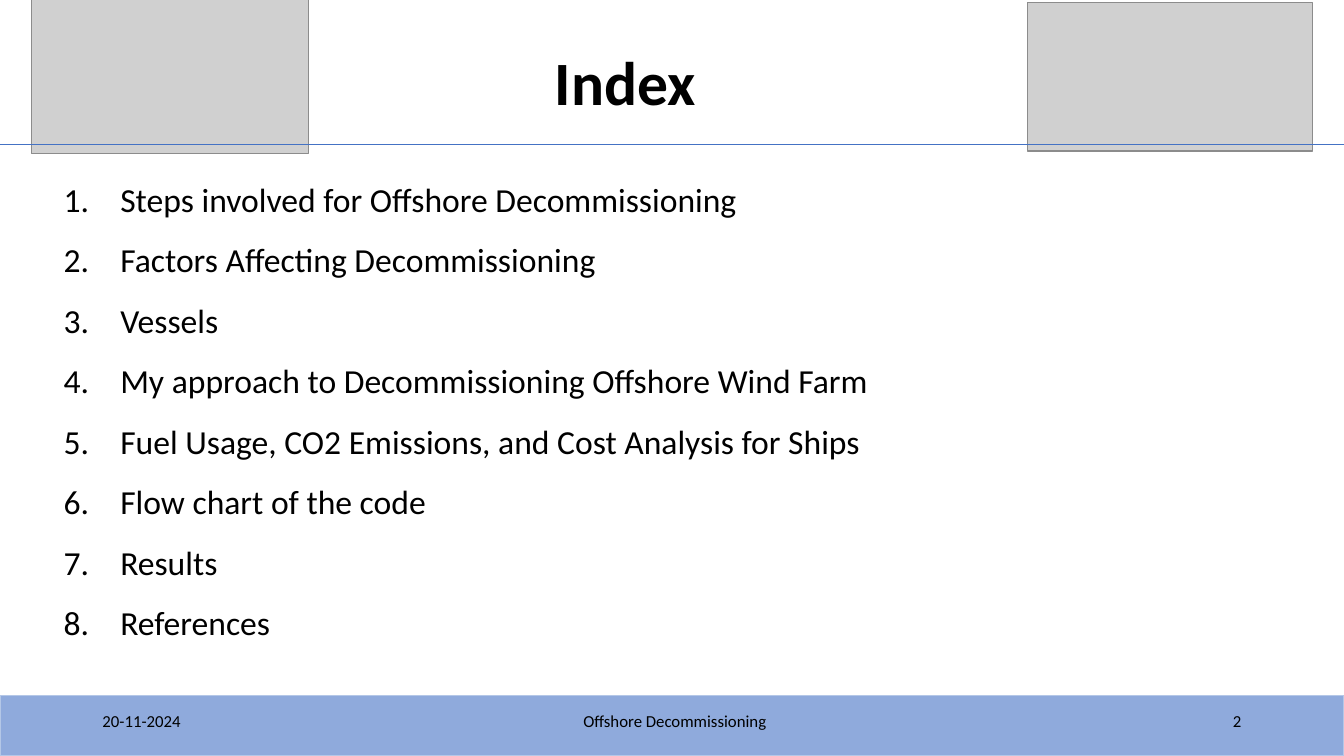
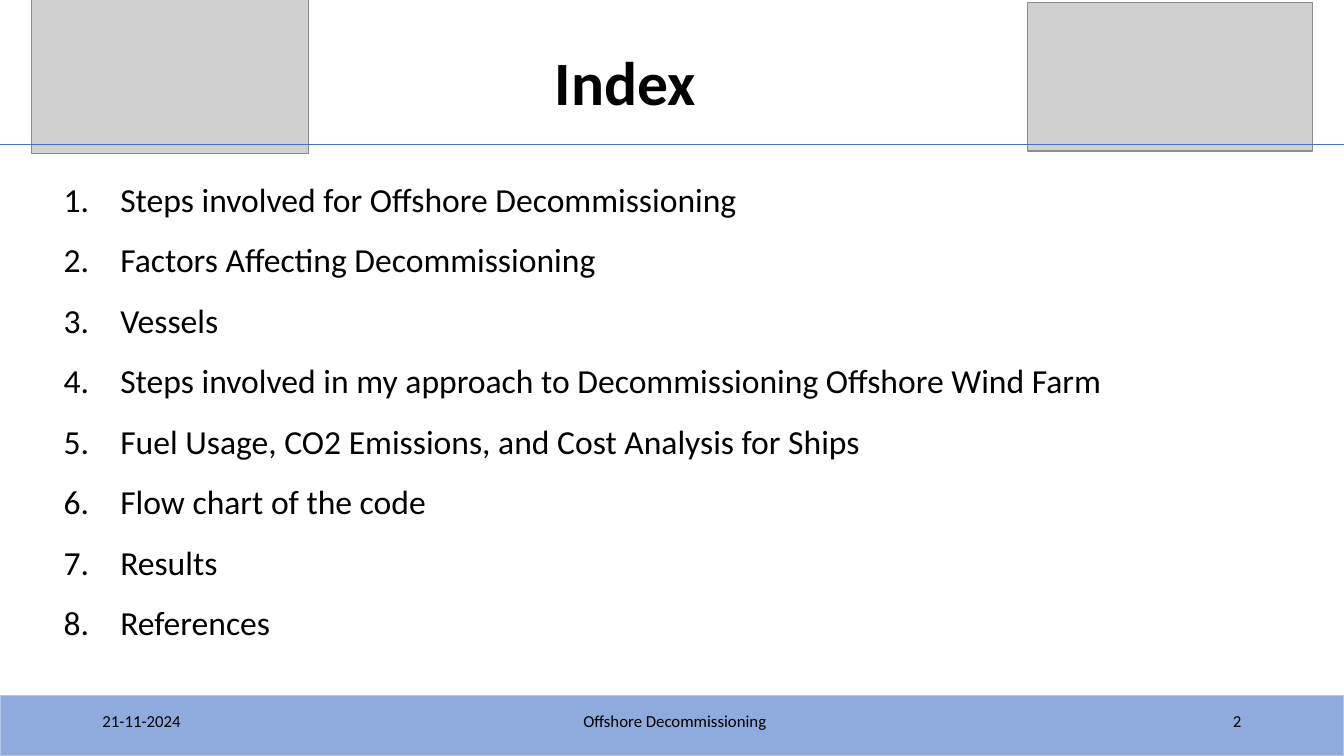
Before and after one commit to KSoni1505/Fraunhofer_IWES_Interview_Task_Offshore-Decommissioning, a slide deck: slide 2 of IWES/IWES_Task.pptx. Drawn at 1344x756 pixels with LibreOffice and Linux fonts; fonts in the diff are those of the drawing; grey boxes stand for pictures. Boxes give left, top, right and bottom in pixels: in the first picture for what was removed or moved away, otherwise in the second. Text is boxed around its words. In the diff, an @@ line names an element or a change of style, - is before the commit and + after.

```diff
--- a/IWES/IWES_Task.pptx
+++ b/IWES/IWES_Task.pptx
@@ text at (120,369,1101,399): text changed @@
-4. My approach to Decommissioning Offshore Wind Farm
+4. Steps involved in my approach to Decommissioning Offshore Wind Farm
@@ text at (102,716,180,727): text changed @@
-20-11-2024
+21-11-2024
```
Also in this commit, not shown: 21 other slides changed.
